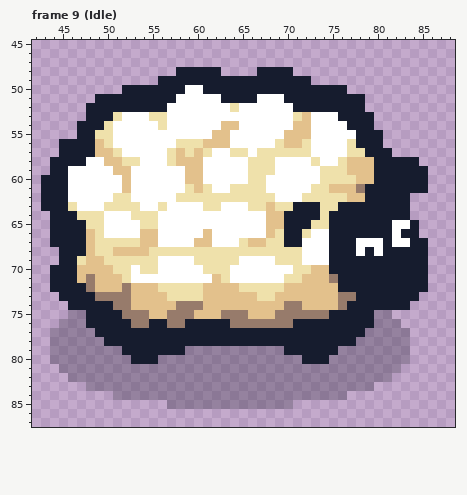
Two states of a pixel-art file, Resources/Resources/Sheep/Happy_Sheep.aseprite. The first picture shows the starting point.
128x128 pixels, 15 frames. Shown: frame 9 (Idle): x 42..88, y 45..87.
Now the later version:
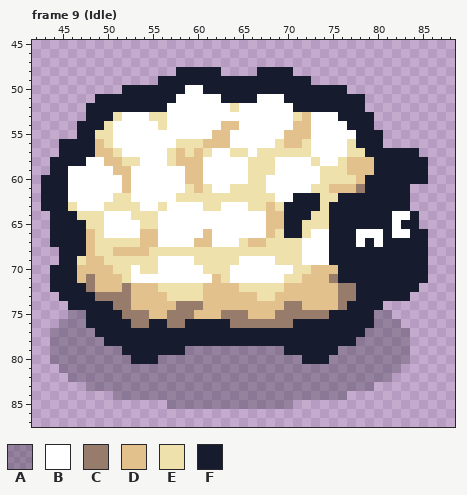
Palette (. is transparent): A #16172645  B #ffffff  C #977b6b  D #e3c18c  E #efe1ab  F #161c2e
From old to new:
Frame 9 (Idle), layer "Head":
y 57: x 82..84 ... -> FFF
y 58: x 85 . -> F
y 60: x 79 D -> F
y 61: x 84..85 FF -> ..
y 62: x 71..73 BEE -> FFF; x 76..78 EDD -> FFF
y 63: x 70 E -> F; x 75 E -> F
y 64: x 73 F -> E; x 82..84 FF. -> BBF
y 65: x 72 F -> E; x 83 B -> F
y 66: x 78..80 FFF -> BBB; x 83 F -> B; x 85 . -> F
y 67: x 70..71 FF -> EE; x 79 B -> F; x 82..83 BB -> FF
y 68: x 78 B -> F; x 80 B -> F
y 70: x 75 F -> D
y 72: x 76..77 FF -> CC; x 85 F -> .
y 73: x 84 F -> .
y 74: x 81..83 FFF -> ...
